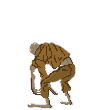
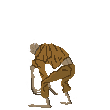
The second (110, 110) image is a revision of the first. Changes to its layers:
painted on "레이어 2" over [27, 42, 76, 109]
